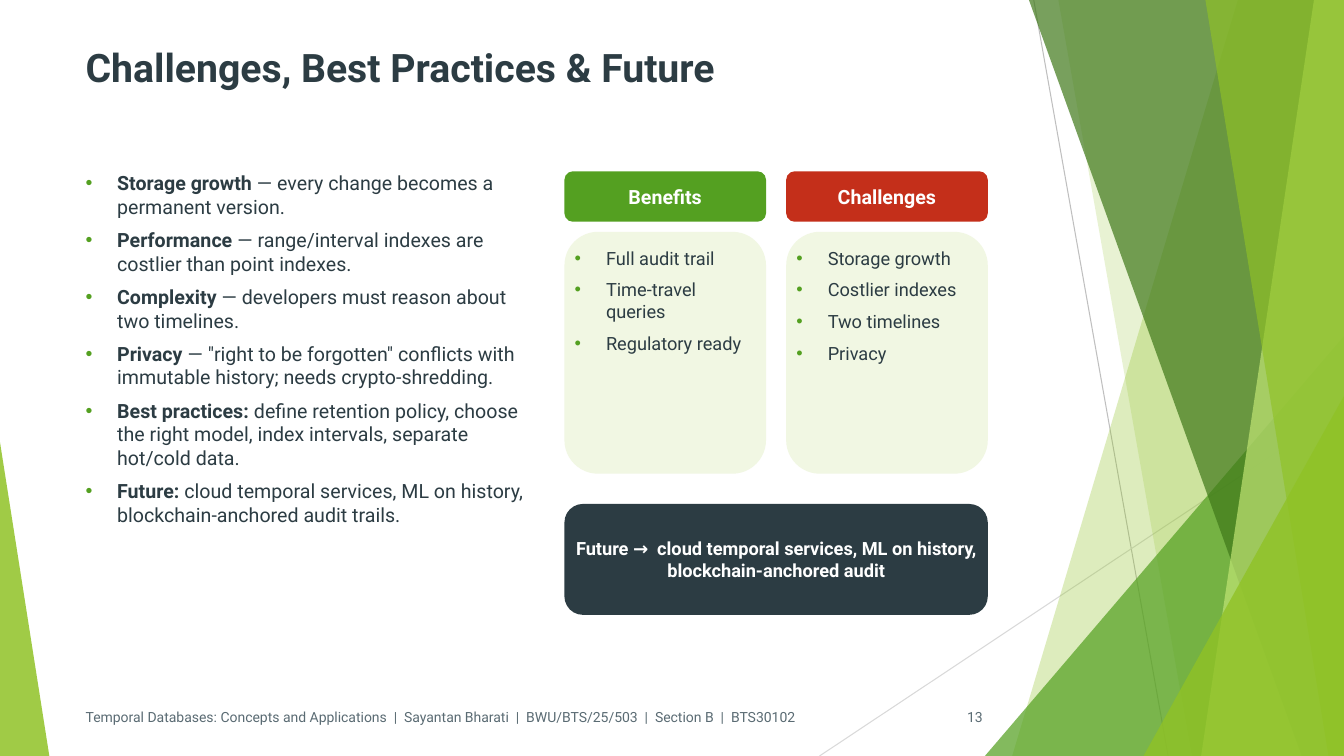
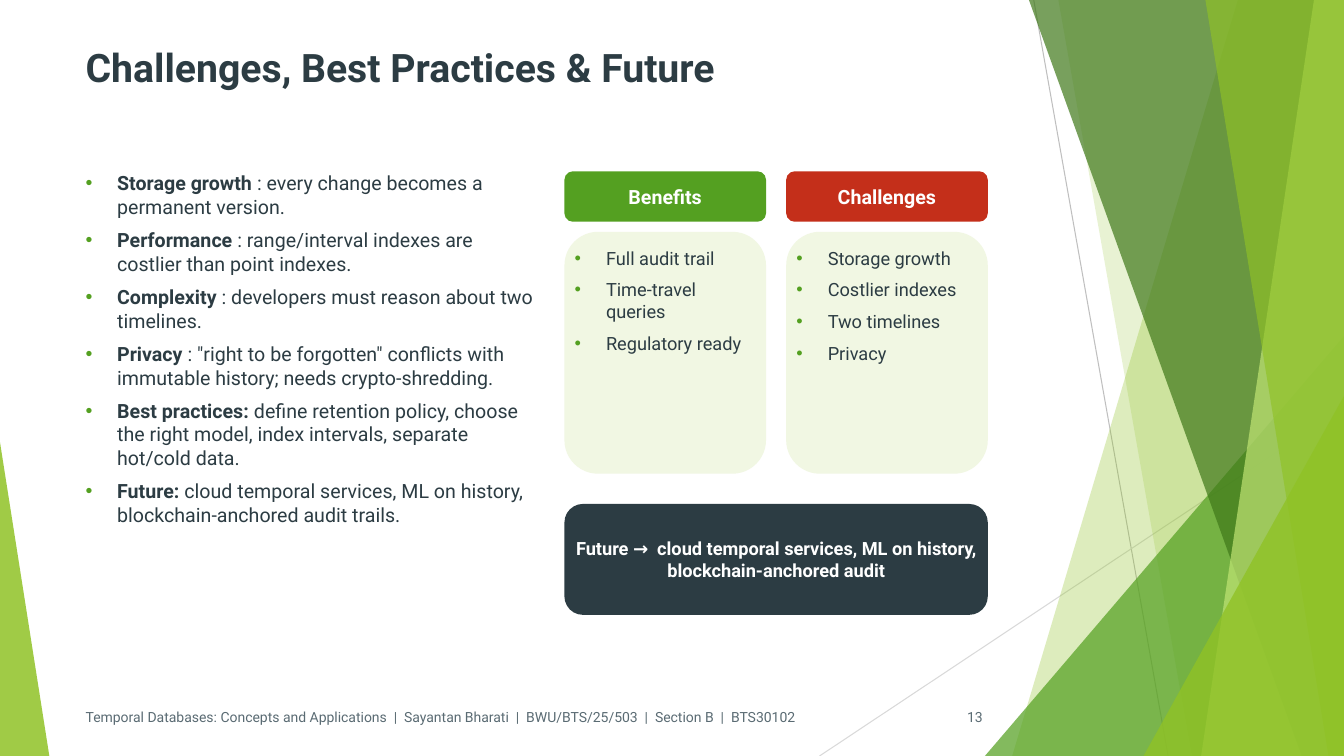
Before and after one commit to Sayantan-B-dev/SM_BtechSyllabusBWU, a slide deck: slide 13 of 3rdSem/Assignments/pptx/dbms/PPT_BTS30102_DBMS_Sayantan_Bharati.pptx. Drawn at 1344x756 pixels with LibreOffice and Linux fonts; fonts in the diff are those of the drawing. Boxes give left, top, right and bottom in pixels: in the first picture for what was removed or moved away, otherwise in the second. Text is boxed around its words. In the diff, an @@ line names an element or a change of style, - is before the commit and + after.

```diff
--- a/3rdSem/Assignments/pptx/dbms/PPT_BTS30102_DBMS_Sayantan_Bharati.pptx
+++ b/3rdSem/Assignments/pptx/dbms/PPT_BTS30102_DBMS_Sayantan_Bharati.pptx
@@ text at (x1=117, y1=175, x2=533, y2=389): text changed @@
-• Storage growth — every change becomes a permanent version.
-• Performance — range/interval indexes are costlier than point indexes.
-• Complexity — developers must reason about two timelines.
-• Privacy — "right to be forgotten" conflicts with immutable history; needs crypto-shredding.
+• Storage growth : every change becomes a permanent version.
+• Performance : range/interval indexes are costlier than point indexes.
+• Complexity : developers must reason about two timelines.
+• Privacy : "right to be forgotten" conflicts with immutable history; needs crypto-shredding.
```
Also in this commit, not shown: 9 other slides changed, 1 other file.
